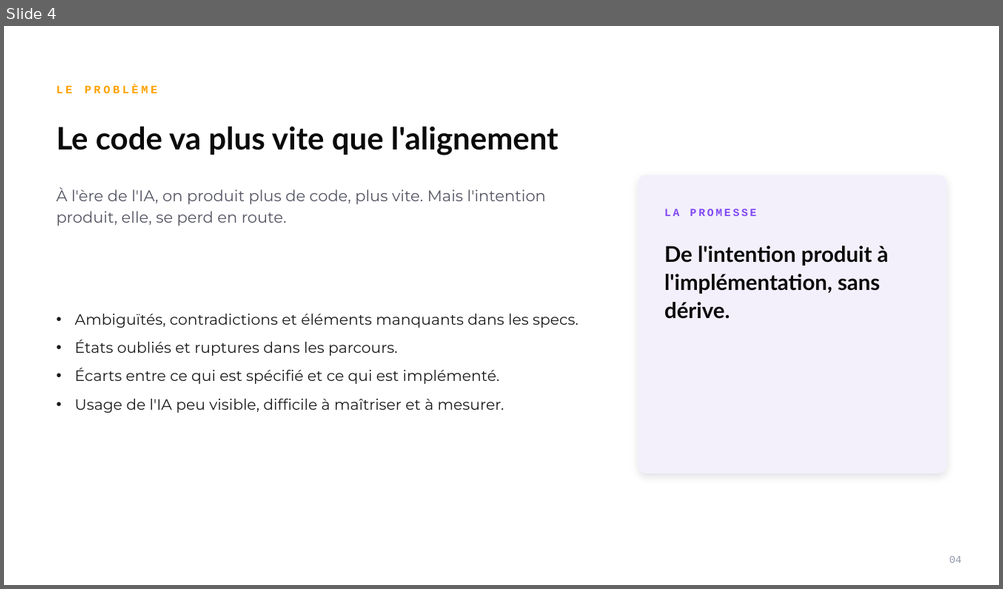
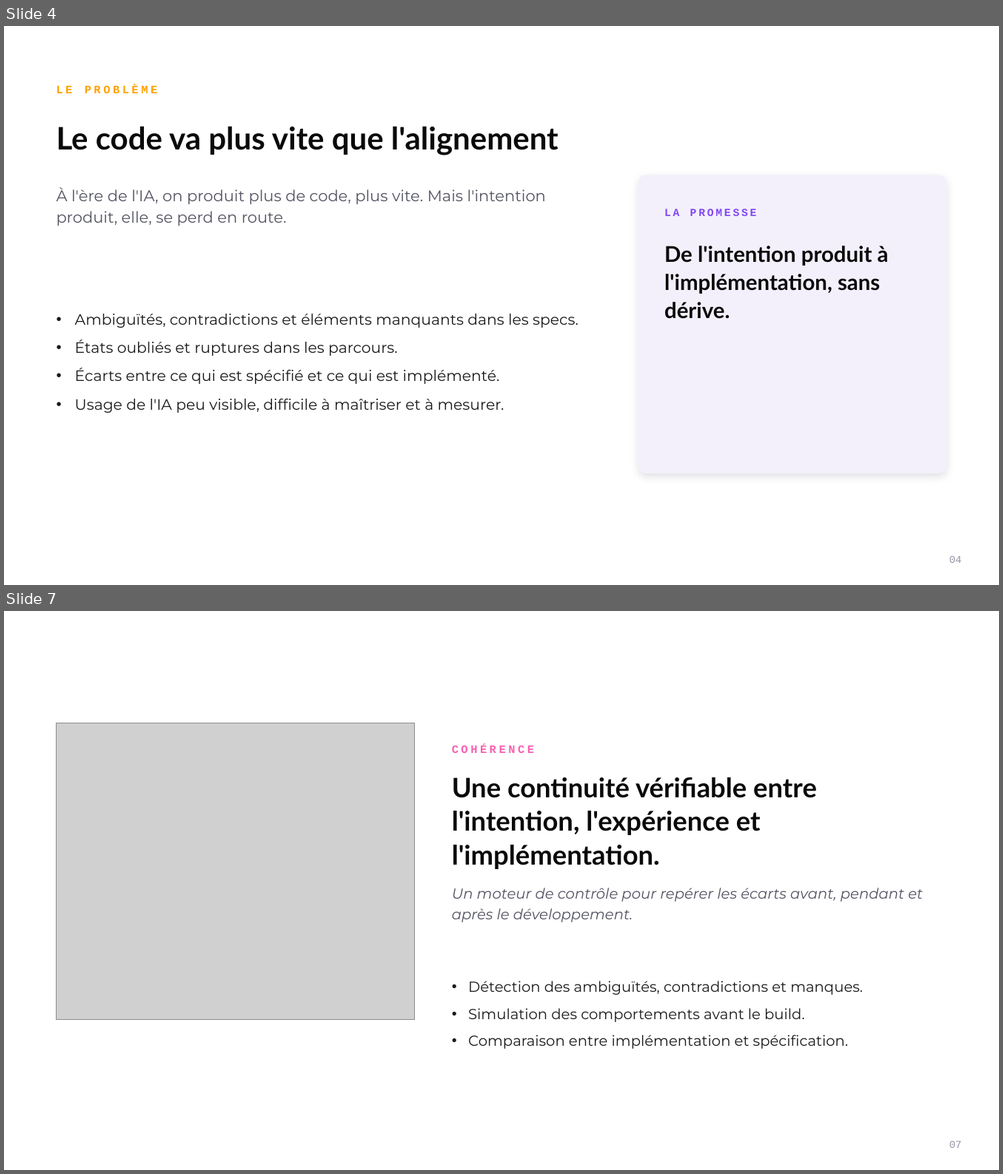
Before and after one commit to davidmabboux-jpg/lyriks-brand-hub, a slide deck: public/reference/lyriks-template.pptx. Shown one above the other, each under a label of ours: slide 4 before the commit, slides 4 and 7 after it; the slides between them are not shown. The pictures are 1003x589 and 1003x1174 pixels, drawn with LibreOffice and Linux fonts; fonts in the diff are those of the drawing; grey boxes stand for pictures. Boxes give left, top, right and bottom in pixels: in the first picture for what was removed or moved away, otherwise in the second. Text is boxed around its words. In the diff, an @@ line names an element or a change of style, - is before the commit and + after.

```diff
--- a/public/reference/lyriks-template.pptx
+++ b/public/reference/lyriks-template.pptx
@@ slide 7 added at box(4, 611, 999, 1170), background #FFFFFF @@
@@ picture added at box(57, 723, 415, 1020) @@
@@ text added at box(452, 745, 534, 753), 11 pt, text #FA5FB2, bold @@
+COHÉRENCE
@@ text added at box(452, 777, 817, 869), 26 pt, text #0A0A0A, bold @@
+Une continuité vérifiable entre l'intention, l'expérience et l'implémentation.
@@ text added at box(452, 888, 922, 923), 14 pt, text #535462, italic @@
+Un moteur de contrôle pour repérer les écarts avant, pendant et après le développement.
@@ text added at box(468, 981, 862, 1049), 14 pt, text #1A1A1A @@
+• Détection des ambiguïtés, contradictions et manques.
+• Simulation des comportements avant le build.
+• Comparaison entre implémentation et spécification.
@@ text added at box(949, 1142, 962, 1148), 10 pt, text #9296A6 @@
+07
```
Also in this commit, not shown: 6 slides changed, 2 other slides added, 2 slides removed, 1 other file.
